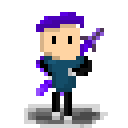
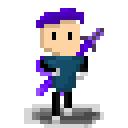
Layer changes from the first 128 × 128 image to the second:
showed "Layer 8 copy", painted on it over (36, 8, 88, 124)
hid "Layer 4", painted on it over (36, 8, 92, 124)
"Layer 10": opacity 100% → 12% over (60, 20, 68, 60)
"Layer 8": opacity 100% → 78% over (60, 20, 68, 60)
showed "Layer 5 copy" over (28, 104, 88, 128)
hid "Layer 5" over (28, 104, 108, 128)
